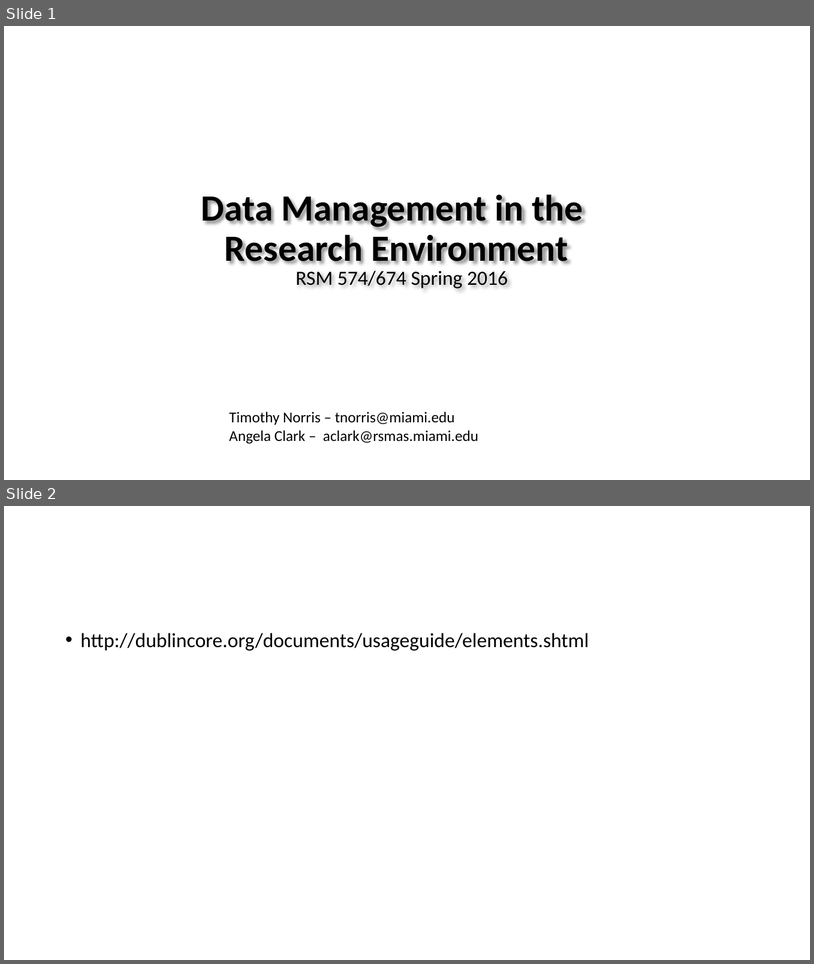
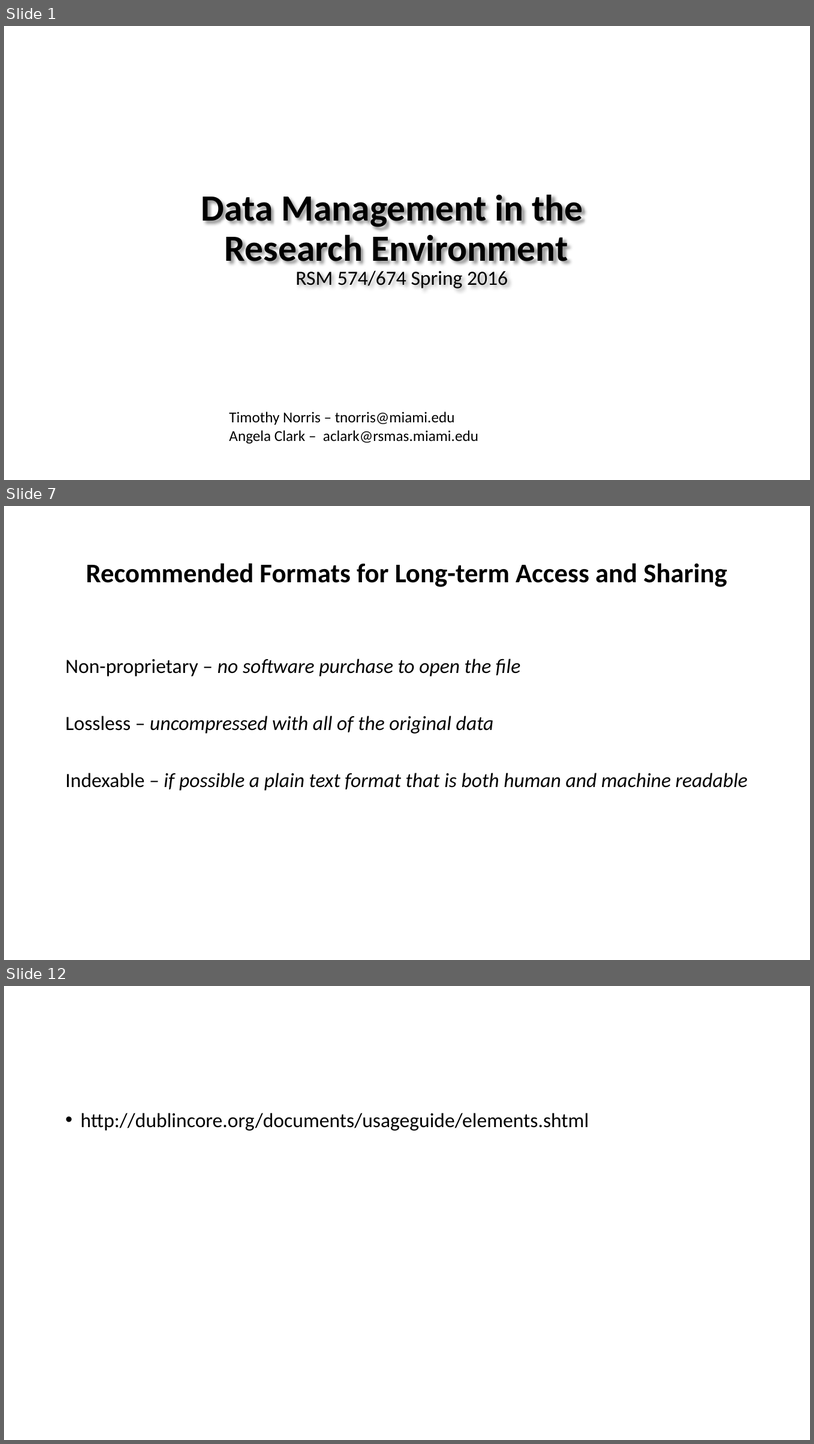
Before and after one commit to tibbben/teaching.data.literacy, a slide deck: UM_DataManagementClass/Lessons/03/03_secondMeeting.pptx. Shown one above the other, each under a label of ours: slides 1 and 2 before the commit, slides 1, 7 and 12 after it; the slides between them are not shown. The pictures are 814x964 and 814x1444 pixels, drawn with LibreOffice and Linux fonts; fonts in the diff are those of the drawing; background and template pictures are left out. Boxes give left, top, right and bottom in pixels: in the first picture for what was removed or moved away, otherwise in the second. Text is boxed around its words. In the diff, an @@ line names an element or a change of style, - is before the commit and + after.

```diff
--- a/UM_DataManagementClass/Lessons/03/03_secondMeeting.pptx
+++ b/UM_DataManagementClass/Lessons/03/03_secondMeeting.pptx
@@ slide 7 added at [4,506,810,960], background #FFFFFF @@
@@ title added at [86,563,727,587], 32 pt, text #000000, bold @@
+Recommended Formats for Long-term Access and Sharing
@@ text added at [65,658,748,790], 24 pt, text #000000, italic @@
+Non-proprietary – no software purchase to open the file
+Lossless – uncompressed with all of the original data
+Indexable – if possible a plain text format that is both human and machine readable
@@ what was slide 2 is now slide 12 @@
```
Also in this commit, not shown: 9 other slides added, 2 other files.
